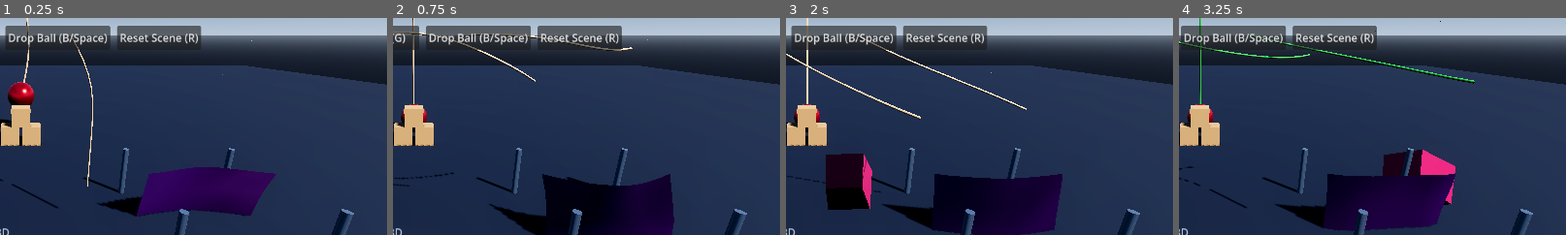
Above: before the commit, frames 1-4 (left to right).
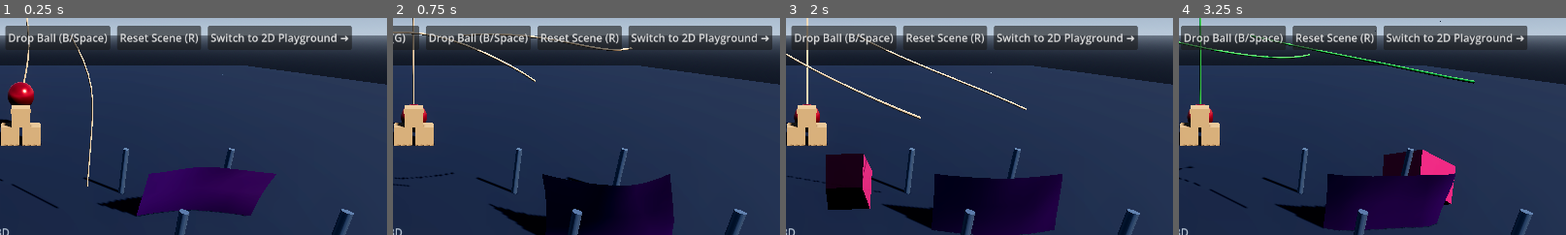
Above: after the commit, the same moments.

Repository: Mantako-cell/godot-verlet-physics
Game: Godot game, scene res://demo/scenes/showcase_world.tscn
The game is run twice, just before and just after one commit, with the same random seed, the same clock (stepped at 60 frames per second) and the same inputs.
Inputs:
- Up to frame 1 (0.25 s): no input
- Up to frame 2 (0.75 s): click "Wind: GALE (6 m/s)" at 0.5 s
- Up to frame 3 (2 s): click "Wind: TORNADO VORTEX" at 1.25 s
- Up to frame 4 (3.25 s): click "Wind: OFF" at 2 s; click "Tension Heatmap: OFF" at 2.75 s
The pictures show only the part of the screen within x 47-97%, y 26-76%; the shares and areas given below are measured in that part.

The runs differ from the first frame. In frame 1, 4.0% of the frame differs, in the area x 53-91%, y 3-15%; in frame 2, 4.0%, in the area x 60-98%, y 3-15%; in frame 3, 4.0%; in frame 4, 4.0%.

Commit message:
Updated for 2D
I've added 2D integration into the game which was originally non existent meaning you can now work on 2d projects much quicker.

Diff:
--- a/demo/scenes/showcase_world.tscn
+++ b/demo/scenes/showcase_world.tscn
@@ -364,6 +364,11 @@
 layout_mode = 2
 text = "Reset Scene (R)"
 
+[node name="Switch2DButton" type="Button" parent="HUD/MarginContainer/VBoxContainer/HBoxButtons"]
+custom_minimum_size = Vector2(180, 36)
+layout_mode = 2
+text = "Switch to 2D Playground ➜"
+
 [node name="Spacer" type="Control" parent="HUD/MarginContainer/VBoxContainer"]
 layout_mode = 2
 size_flags_vertical = 3
--- /dev/null
+++ b/demo/scenes/showcase_world_2d.tscn
@@ -0,0 +1,284 @@
+[gd_scene load_steps=12 format=3 uid="uid://d3yq8j7v6a12c"]
+
+[ext_resource type="Script" path="res://demo/scripts/showcase_world_2d.gd" id="1_world"]
+[ext_resource type="Script" path="res://addons/verlet_dynamics_3d/nodes/verlet_rope_2d.gd" id="2_rope"]
+[ext_resource type="Script" path="res://addons/verlet_dynamics_3d/nodes/verlet_cloth_2d.gd" id="3_cloth"]
+[ext_resource type="Script" path="res://addons/verlet_dynamics_3d/nodes/verlet_soft_body_2d.gd" id="4_soft"]
+
+[sub_resource type="RectangleShape2D" id="RectangleShape2D_floor"]
+size = Vector2(1200, 40)
+
+[sub_resource type="RectangleShape2D" id="RectangleShape2D_wall"]
+size = Vector2(40, 700)
+
+[sub_resource type="RectangleShape2D" id="RectangleShape2D_ramp"]
+size = Vector2(220, 20)
+
+[sub_resource type="CircleShape2D" id="CircleShape2D_wreck"]
+radius = 32.0
+
+[sub_resource type="RectangleShape2D" id="RectangleShape2D_crate"]
+size = Vector2(38, 38)
+
+[node name="ShowcaseWorld2D" type="Node2D"]
+script = ExtResource("1_world")
+
+[node name="Background" type="CanvasModulate" parent="."]
+color = Color(0.95, 0.96, 0.98, 1)
+
+[node name="Boundaries" type="StaticBody2D" parent="."]
+
+[node name="Floor" type="CollisionShape2D" parent="Boundaries"]
+position = Vector2(576, 630)
+shape = SubResource("RectangleShape2D_floor")
+
+[node name="FloorVisual" type="ColorRect" parent="Boundaries"]
+offset_left = -20.0
+offset_top = 610.0
+offset_right = 1180.0
+offset_bottom = 660.0
+color = Color(0.18, 0.22, 0.28, 1)
+
+[node name="WallLeft" type="CollisionShape2D" parent="Boundaries"]
+position = Vector2(-10, 324)
+shape = SubResource("RectangleShape2D_wall")
+
+[node name="WallRight" type="CollisionShape2D" parent="Boundaries"]
+position = Vector2(1162, 324)
+shape = SubResource("RectangleShape2D_wall")
+
+[node name="Station_WreckingBall" type="Node2D" parent="."]
+position = Vector2(340, 100)
+
+[node name="Anchor" type="Node2D" parent="Station_WreckingBall"]
+
+[node name="Rope" type="Node2D" parent="Station_WreckingBall" groups=["verlet_physics_2d"]]
+script = ExtResource("2_rope")
+length = 260.0
+segment_count = 14
+pin_start = true
+pin_end = true
+attach_end_to = NodePath("../HeavyBall")
+rope_width = 6.0
+rope_color = Color(0.35, 0.38, 0.45, 1)
+
+[node name="HeavyBall" type="RigidBody2D" parent="Station_WreckingBall"]
+position = Vector2(0, 260)
+mass = 12.0
+
+[node name="CollisionShape2D" type="CollisionShape2D" parent="Station_WreckingBall/HeavyBall"]
+shape = SubResource("CircleShape2D_wreck")
+
+[node name="Polygon2D" type="Polygon2D" parent="Station_WreckingBall/HeavyBall"]
+color = Color(0.75, 0.2, 0.25, 1)
+polygon = PackedVector2Array(32, 0, 29, 12, 22, 22, 12, 29, 0, 32, -12, 29, -22, 22, -29, 12, -32, 0, -29, -12, -22, -22, -12, -29, 0, -32, 12, -29, 22, -22, 29, -12)
+
+[node name="Crates" type="Node2D" parent="Station_WreckingBall"]
+position = Vector2(90, 480)
+
+[node name="Crate1" type="RigidBody2D" parent="Station_WreckingBall/Crates"]
+position = Vector2(-20, 10)
+mass = 1.0
+
+[node name="CollisionShape2D" type="CollisionShape2D" parent="Station_WreckingBall/Crates/Crate1"]
+shape = SubResource("RectangleShape2D_crate")
+
+[node name="ColorRect" type="ColorRect" parent="Station_WreckingBall/Crates/Crate1"]
+offset_left = -19.0
+offset_top = -19.0
+offset_right = 19.0
+offset_bottom = 19.0
+color = Color(0.72, 0.52, 0.32, 1)
+
+[node name="Crate2" type="RigidBody2D" parent="Station_WreckingBall/Crates"]
+position = Vector2(22, 10)
+mass = 1.0
+
+[node name="CollisionShape2D" type="CollisionShape2D" parent="Station_WreckingBall/Crates/Crate2"]
+shape = SubResource("RectangleShape2D_crate")
+
+[node name="ColorRect" type="ColorRect" parent="Station_WreckingBall/Crates/Crate2"]
+offset_left = -19.0
+offset_top = -19.0
+offset_right = 19.0
+offset_bottom = 19.0
+color = Color(0.72, 0.52, 0.32, 1)
+
+[node name="Crate3" type="RigidBody2D" parent="Station_WreckingBall/Crates"]
+position = Vector2(0, -30)
+mass = 1.0
+
+[node name="CollisionShape2D" type="CollisionShape2D" parent="Station_WreckingBall/Crates/Crate3"]
+shape = SubResource("RectangleShape2D_crate")
+
+[node name="ColorRect" type="ColorRect" parent="Station_WreckingBall/Crates/Crate3"]
+offset_left = -19.0
+offset_top = -19.0
+offset_right = 19.0
+offset_bottom = 19.0
+color = Color(0.72, 0.52, 0.32, 1)
+
+[node name="Station_Bridge" type="Node2D" parent="."]
+position = Vector2(560, 440)
+
+[node name="BridgeAnchorA" type="Node2D" parent="Station_Bridge"]
+position = Vector2(0, 0)
+
+[node name="BridgeAnchorB" type="Node2D" parent="Station_Bridge"]
+position = Vector2(300, 0)
+
+[node name="RopeBridge" type="Node2D" parent="Station_Bridge" groups=["verlet_physics_2d"]]
+script = ExtResource("2_rope")
+length = 330.0
+segment_count = 14
+slack_ratio = 1.15
+pin_start = true
+pin_end = true
+attach_end_to = NodePath("../BridgeAnchorB")
+rope_width = 7.0
+rope_color = Color(0.78, 0.58, 0.38, 1)
+
+[node name="Station_SoftBody" type="Node2D" parent="."]
+position = Vector2(100, 320)
+
+[node name="Ramp" type="StaticBody2D" parent="Station_SoftBody"]
+rotation = 0.4
+
+[node name="CollisionShape2D" type="CollisionShape2D" parent="Station_SoftBody/Ramp"]
+shape = SubResource("RectangleShape2D_ramp")
+
+[node name="ColorRect" type="ColorRect" parent="Station_SoftBody/Ramp"]
+offset_left = -110.0
+offset_top = -10.0
+offset_right = 110.0
+offset_bottom = 10.0
+color = Color(0.3, 0.35, 0.42, 1)
+
+[node name="JellyBlob" type="Node2D" parent="Station_SoftBody" groups=["verlet_physics_2d"]]
+position = Vector2(-30, -90)
+script = ExtResource("4_soft")
+radius = 36.0
+point_count = 12
+elasticity_stiffness = 0.88
+internal_spoke_stiffness = 0.78
+bounce_factor = 0.7
+
+[node name="Station_Cloth" type="Node2D" parent="."]
+position = Vector2(980, 160)
+
+[node name="Banner" type="Node2D" parent="Station_Cloth" groups=["verlet_physics_2d"]]
+script = ExtResource("3_cloth")
+resolution = Vector2i(8, 8)
+cloth_size = Vector2(120, 140)
+wind_vector = Vector2(400, 40)
+cloth_color = Color(0.2, 0.55, 0.95, 1)
+
+[node name="Station_Chain" type="Node2D" parent="."]
+position = Vector2(600, 180)
+
+[node name="ChainAnchorA" type="Node2D" parent="Station_Chain"]
+position = Vector2(0, 0)
+
+[node name="ChainAnchorB" type="Node2D" parent="Station_Chain"]
+position = Vector2(220, 0)
+
+[node name="IronChain2D" type="Node2D" parent="Station_Chain" groups=["verlet_physics_2d"]]
+script = ExtResource("2_rope")
+length = 260.0
+segment_count = 12
+slack_ratio = 1.25
+pin_start = true
+pin_end = true
+attach_end_to = NodePath("../ChainAnchorB")
+render_mode = 1
+rope_width = 8.0
+
+[node name="HUD" type="CanvasLayer" parent="."]
+
+[node name="MarginContainer" type="MarginContainer" parent="HUD"]
+anchors_preset = 15
+anchor_right = 1.0
+anchor_bottom = 1.0
+grow_horizontal = 2
+grow_vertical = 2
+theme_override_constants/margin_left = 20
+theme_override_constants/margin_top = 20
+theme_override_constants/margin_right = 20
+theme_override_constants/margin_bottom = 20
+
+[node name="VBoxContainer" type="VBoxContainer" parent="HUD/MarginContainer"]
+layout_mode = 2
+theme_override_constants/separation = 12
+
+[node name="Title" type="Label" parent="HUD/MarginContainer/VBoxContainer"]
+layout_mode = 2
+theme_override_font_sizes/font_size = 22
+text = "Verlet Dynamics 2D - Physics Playground"
+
+[node name="PanelStats" type="PanelContainer" parent="HUD/MarginContainer/VBoxContainer"]
+custom_minimum_size = Vector2(340, 0)
+layout_mode = 2
+size_flags_horizontal = 0
+
+[node name="VBox" type="VBoxContainer" parent="HUD/MarginContainer/VBoxContainer/PanelStats"]
+layout_mode = 2
+theme_override_constants/separation = 4
+
+[node name="FPSLabel" type="Label" parent="HUD/MarginContainer/VBoxContainer/PanelStats/VBox"]
+layout_mode = 2
+text = "FPS: 60"
+
+[node name="ParticlesLabel" type="Label" parent="HUD/MarginContainer/VBoxContainer/PanelStats/VBox"]
+layout_mode = 2
+text = "Simulated 2D Particles: 0"
+
+[node name="ConstraintsLabel" type="Label" parent="HUD/MarginContainer/VBoxContainer/PanelStats/VBox"]
+layout_mode = 2
+text = "Active 2D Constraints: 0"
+
+[node name="StatusLabel" type="Label" parent="HUD/MarginContainer/VBoxContainer/PanelStats/VBox"]
+layout_mode = 2
+text = "Interaction: Ready"
+
+[node name="HBoxButtons" type="HBoxContainer" parent="HUD/MarginContainer/VBoxContainer"]
+layout_mode = 2
+theme_override_constants/separation = 10
+
+[node name="WindButton" type="Button" parent="HUD/MarginContainer/VBoxContainer/HBoxButtons"]
+custom_minimum_size = Vector2(160, 36)
+layout_mode = 2
+text = "Wind: ON [450 px/s]"
+
+[node name="TensionButton" type="Button" parent="HUD/MarginContainer/VBoxContainer/HBoxButtons"]
+custom_minimum_size = Vector2(160, 36)
+layout_mode = 2
+text = "Tension: OFF"
+
+[node name="SpawnButton" type="Button" parent="HUD/MarginContainer/VBoxContainer/HBoxButtons"]
+custom_minimum_size = Vector2(170, 36)
+layout_mode = 2
+text = "Drop 2D Ball (B/Space)"
+
+[node name="ResetButton" type="Button" parent="HUD/MarginContainer/VBoxContainer/HBoxButtons"]
+custom_minimum_size = Vector2(120, 36)
+layout_mode = 2
+text = "Reset (R)"
+
+[node name="Switch3DButton" type="Button" parent="HUD/MarginContainer/VBoxContainer/HBoxButtons"]
+custom_minimum_size = Vector2(180, 36)
+layout_mode = 2
+text = "Switch to 3D Playground ➜"
+
+[node name="Spacer" type="Control" parent="HUD/MarginContainer/VBoxContainer"]
+layout_mode = 2
+size_flags_vertical = 3
+
+[node name="Instructions" type="Label" parent="HUD/MarginContainer/VBoxContainer"]
+layout_mode = 2
+theme_override_colors/font_color = Color(0.2, 0.25, 0.35, 1)
+text = "2D Physics Controls:
+• Left-Mouse Click & Drag: Grab and pull any rope, slime, or banner particle in real-time
+• Right-Mouse Click or 'C': Cut rope segment or tear banner under cursor
+• Space or 'B': Drop rolling 2D physics ball at cursor
+• 'W': Toggle wind blower | 'T': Toggle Tension stress heatmap
+• 'R': Reset scene | Click 'Switch to 3D Playground' to return to 3D mode"
--- a/demo/scripts/showcase_world.gd
+++ b/demo/scripts/showcase_world.gd
@@ -17,6 +17,7 @@
 @onready var grapple_btn: Button = $HUD/MarginContainer/VBoxContainer/HBoxButtons/GrappleButton
 @onready var spawn_btn: Button = $HUD/MarginContainer/VBoxContainer/HBoxButtons/SpawnButton
 @onready var reset_btn: Button = $HUD/MarginContainer/VBoxContainer/HBoxButtons/ResetButton
+@onready var switch_2d_btn: Button = get_node_or_null("HUD/MarginContainer/VBoxContainer/HBoxButtons/Switch2DButton")
 
 enum WindMode {
 	DIRECTIONAL,
@@ -40,6 +41,8 @@
 		spawn_btn.pressed.connect(_spawn_physics_ball)
 	if is_instance_valid(reset_btn):
 		reset_btn.pressed.connect(_reset_scene)
+	if is_instance_valid(switch_2d_btn):
+		switch_2d_btn.pressed.connect(_switch_to_2d)
 
 	if is_instance_valid(camera) and camera.has_signal("interaction_hint_updated"):
 		camera.connect("interaction_hint_updated", _on_hint_updated)
@@ -196,3 +199,7 @@
 func _on_hint_updated(text: String) -> void:
 	if is_instance_valid(status_label):
 		status_label.text = "Interaction: " + text
+
+
+func _switch_to_2d() -> void:
+	get_tree().change_scene_to_file("res://demo/scenes/showcase_world_2d.tscn")
--- /dev/null
+++ b/demo/scripts/showcase_world_2d.gd
@@ -0,0 +1,221 @@
+#=============================================================================
+# ShowcaseWorld2D - Controller for Verlet Dynamics 2D Interactive Playground
+# Features: Real-time 2D mouse grabber, laser cutting, 2D ball spawner,
+# wind toggle, tension heatmap, and scene switching between 2D and 3D.
+#=============================================================================
+extends Node2D
+
+const VerletAudioSynth = preload("verlet_audio_synth.gd")
+
+@onready var fps_label: Label = $HUD/MarginContainer/VBoxContainer/PanelStats/VBox/FPSLabel
+@onready var particles_label: Label = $HUD/MarginContainer/VBoxContainer/PanelStats/VBox/ParticlesLabel
+@onready var constraints_label: Label = $HUD/MarginContainer/VBoxContainer/PanelStats/VBox/ConstraintsLabel
+@onready var status_label: Label = $HUD/MarginContainer/VBoxContainer/PanelStats/VBox/StatusLabel
+
+@onready var wind_btn: Button = $HUD/MarginContainer/VBoxContainer/HBoxButtons/WindButton
+@onready var tension_btn: Button = $HUD/MarginContainer/VBoxContainer/HBoxButtons/TensionButton
+@onready var spawn_btn: Button = $HUD/MarginContainer/VBoxContainer/HBoxButtons/SpawnButton
+@onready var reset_btn: Button = $HUD/MarginContainer/VBoxContainer/HBoxButtons/ResetButton
+@onready var switch_3d_btn: Button = $HUD/MarginContainer/VBoxContainer/HBoxButtons/Switch3DButton
+
+var _grabbed_particle: VerletParticle2D = null
+var wind_active: bool = true
+var tension_heatmap_active: bool = false
+var _ball_count: int = 0
+
+
+func _ready() -> void:
+	if is_instance_valid(wind_btn): wind_btn.pressed.connect(_toggle_wind)
+	if is_instance_valid(tension_btn): tension_btn.pressed.connect(_toggle_tension_heatmap)
+	if is_instance_valid(spawn_btn): spawn_btn.pressed.connect(_spawn_physics_ball_2d)
+	if is_instance_valid(reset_btn): reset_btn.pressed.connect(_reset_scene)
+	if is_instance_valid(switch_3d_btn): switch_3d_btn.pressed.connect(_switch_to_3d)
+
+	_update_wind_state()
+
+
+func _unhandled_input(event: InputEvent) -> void:
+	# Left Click: Grab Particle
+	if event is InputEventMouseButton:
+		if event.button_index == MOUSE_BUTTON_LEFT:
+			if event.pressed:
+				_try_grab_particle_2d(event.position)
+			else:
+				_release_grabbed_particle_2d()
+		elif event.button_index == MOUSE_BUTTON_RIGHT and event.pressed:
+			_try_cut_under_cursor_2d(event.position)
+
+	# Keyboard
+	if event is InputEventKey and event.pressed and not event.echo:
+		match event.keycode:
+			KEY_R:
+				_reset_scene()
+			KEY_B, KEY_SPACE:
+				_spawn_physics_ball_2d()
+			KEY_W:
+				_toggle_wind()
+			KEY_T:
+				_toggle_tension_heatmap()
+			KEY_C:
+				_try_cut_under_cursor_2d(get_viewport().get_mouse_position())
+
+
+func _process(_delta: float) -> void:
+	# Drag particle to follow cursor
+	if _grabbed_particle != null:
+		var mouse_pos = get_viewport().get_mouse_position()
+		_grabbed_particle.position = mouse_pos
+		_grabbed_particle.prev_position = mouse_pos
+
+	# Telemetry
+	if is_instance_valid(fps_label):
+		fps_label.text = "FPS: %d (%0.2f ms)" % [Engine.get_frames_per_second(), 1000.0 / max(1.0, float(Engine.get_frames_per_second()))]
+
+	var total_p: int = 0
+	var total_c: int = 0
+	for node in get_tree().get_nodes_in_group("verlet_physics_2d"):
+		if node is VerletRope2D:
+			total_p += node.particles.size()
+			total_c += node.constraints.size()
+		elif node is VerletCloth2D:
+			total_p += node.resolution.x * node.resolution.y
+			total_c += node.structural_constraints.size() + node.shear_constraints.size()
+		elif node is VerletSoftBody2D:
+			total_p += node.particles.size()
+			total_c += node.constraints.size()
+
+	if is_instance_valid(particles_label):
+		particles_label.text = "Simulated 2D Particles: %d" % total_p
+	if is_instance_valid(constraints_label):
+		constraints_label.text = "Active 2D Constraints: %d" % total_c
+
+
+func _try_grab_particle_2d(click_pos: Vector2) -> void:
+	var closest_p: VerletParticle2D = null
+	var min_dist: float = 30.0 # grab distance threshold in pixels
+
+	for node in get_tree().get_nodes_in_group("verlet_physics_2d"):
+		if node is VerletRope2D or node is VerletSoftBody2D:
+			for p in node.particles:
+				var d = p.position.distance_to(click_pos)
+				if d < min_dist:
+					min_dist = d
+					closest_p = p
+		elif node is VerletCloth2D:
+			var w = node.resolution.x
+			var h = node.resolution.y
+			for x in range(w):
+				for y in range(h):
+					var p = node.particles[x][y]
+					var d = p.position.distance_to(click_pos)
+					if d < min_dist:
+						min_dist = d
+						closest_p = p
+
+	if closest_p:
+		_grabbed_particle = closest_p
+		_set_status("Holding 2D Particle (Drag with mouse)")
+
+
+func _release_grabbed_particle_2d() -> void:
+	if _grabbed_particle:
+		_grabbed_particle = null
+		_set_status("Ready")
+
+
+func _try_cut_under_cursor_2d(cursor_pos: Vector2) -> void:
+	for node in get_tree().get_nodes_in_group("verlet_physics_2d"):
+		if node is VerletRope2D:
+			for i in range(node.constraints.size()):
+				var c = node.constraints[i]
+				if not c.is_active: continue
+				var mid = (c.p1.position + c.p2.position) * 0.5
+				if mid.distance_to(cursor_pos) < 25.0:
+					node.cut_at(i)
+					VerletAudioSynth.play_sound(get_tree(), "cut")
+					_set_status("Cut 2D rope at segment %d!" % i)
+					return
+		elif node is VerletCloth2D:
+			var w = node.resolution.x
+			var h = node.resolution.y
+			for x in range(w):
+				for y in range(h):
+					var p = node.particles[x][y]
+					if p.position.distance_to(cursor_pos) < 20.0:
+						node.tear_at(x, y)
+						VerletAudioSynth.play_sound(get_tree(), "cut")
+						_set_status("Torn 2D banner at (%d, %d)!" % [x, y])
+						return
+
+
+func _toggle_wind() -> void:
+	wind_active = not wind_active
+	_update_wind_state()
+
+
+func _update_wind_state() -> void:
+	var wind_vec = Vector2(450.0, 50.0) if wind_active else Vector2.ZERO
+	for node in get_tree().get_nodes_in_group("verlet_physics_2d"):
+		if node is VerletCloth2D:
+			node.wind_vector = wind_vec
+		elif node is VerletRope2D:
+			node.wind_vector = wind_vec * 0.4
+
+	if is_instance_valid(wind_btn):
+		wind_btn.text = "Wind: %s" % ("ON [450 px/s]" if wind_active else "OFF")
+
+
+func _toggle_tension_heatmap() -> void:
+	tension_heatmap_active = not tension_heatmap_active
+	for node in get_tree().get_nodes_in_group("verlet_physics_2d"):
+		if node is VerletRope2D:
+			node.visualize_tension = tension_heatmap_active
+
+	if is_instance_valid(tension_btn):
+		tension_btn.text = "Tension: %s" % ("ON" if tension_heatmap_active else "OFF")
+	_set_status("2D Tension Heatmap %s" % ("ENABLED" if tension_heatmap_active else "DISABLED"))
+
+
+func _spawn_physics_ball_2d() -> void:
+	_ball_count += 1
+	var body = RigidBody2D.new()
+	body.name = "DynamicBall2D_%d" % _ball_count
+	body.mass = 2.0
+
+	var shape = CollisionShape2D.new()
+	var circle = CircleShape2D.new()
+	circle.radius = 18.0
+	shape.shape = circle
+	body.add_child(shape)
+
+	# Visual indicator
+	var poly = Polygon2D.new()
+	var pts: PackedVector2Array = PackedVector2Array()
+	for i in range(16):
+		var a = (float(i) / 16.0) * TAU
+		pts.append(Vector2(cos(a), sin(a)) * 18.0)
+	poly.polygon = pts
+	poly.color = Color(randf_range(0.3, 1.0), randf_range(0.3, 1.0), randf_range(0.3, 1.0))
+	body.add_child(poly)
+
+	var mouse_pos = get_viewport().get_mouse_position()
+	body.position = mouse_pos
+	body.linear_velocity = Vector2(randf_range(-100, 100), 50.0)
+
+	add_child(body)
+	VerletAudioSynth.play_sound(get_tree(), "thud", -4.0)
+	_set_status("Dropped 2D Physics Ball #%d!" % _ball_count)
+
+
+func _switch_to_3d() -> void:
+	get_tree().change_scene_to_file("res://demo/scenes/showcase_world.tscn")
+
+
+func _reset_scene() -> void:
+	VerletAudioSynth.play_sound(get_tree(), "cut")
+	get_tree().reload_current_scene()
+
+
+func _set_status(txt: String) -> void:
+	if is_instance_valid(status_label):
+		status_label.text = "Interaction: " + txt
--- /dev/null
+++ b/test_2d_physics.gd
@@ -0,0 +1,66 @@
+extends SceneTree
+
+func _init() -> void:
+	print("=== RUNNING VERLET DYNAMICS 2D FULL TEST SUITE ===")
+
+	# 1. Test VerletRope2D
+	print("\n[Test 1] Testing VerletRope2D...")
+	var rope = VerletRope2D.new()
+	rope.length = 150.0
+	rope.segment_count = 10
+	rope.pin_start = true
+	rope.pin_end = false
+	rope._ready()
+
+	assert(rope.particles.size() == 11, "2D rope particle count mismatch")
+	for i in range(10):
+		rope._physics_process(0.016)
+
+	var last_p = rope.particles[10]
+	print("2D rope end particle after 10 ticks: Y=%0.2f (gravity pulled down)" % last_p.position.y)
+	assert(last_p.position.y > 0.0, "2D gravity should pull +Y downwards")
+
+	rope.winch(-30.0)
+	assert(rope.length == 120.0, "Winch shortening failed")
+	rope.cut_at(5)
+	assert(not rope.constraints[5].is_active, "Constraint 5 should be cut")
+	print("SUCCESS: VerletRope2D passed!")
+
+	# 2. Test VerletSoftBody2D
+	print("\n[Test 2] Testing VerletSoftBody2D (Jelly/Slime Blob)...")
+	var jelly = VerletSoftBody2D.new()
+	jelly.radius = 35.0
+	jelly.point_count = 10
+	jelly._ready()
+
+	assert(jelly.particles.size() == 11, "Softbody should have 1 center + 10 perimeter particles")
+	for i in range(10):
+		jelly._physics_process(0.016)
+	print("SUCCESS: VerletSoftBody2D passed!")
+
+	# 3. Test VerletCloth2D
+	print("\n[Test 3] Testing VerletCloth2D (Hanging Banner)...")
+	var cloth = VerletCloth2D.new()
+	cloth.resolution = Vector2i(6, 6)
+	cloth.cloth_size = Vector2(100.0, 100.0)
+	cloth.pin_preset = VerletCloth2D.PinPreset2D.TOP_EDGE
+	cloth._ready()
+
+	assert(cloth.particles.size() == 6, "Cloth width mismatch")
+	assert(cloth.particles[0].size() == 6, "Cloth height mismatch")
+	for i in range(10):
+		cloth._physics_process(0.016)
+
+	cloth.tear_at(2, 2)
+	print("SUCCESS: VerletCloth2D passed!")
+
+	# 4. Test 2D Scene Execution
+	print("\n[Test 4] Testing 2D Showcase Scene Execution...")
+	change_scene_to_file("res://demo/scenes/showcase_world_2d.tscn")
+	var timer = create_timer(1.2)
+	timer.timeout.connect(func():
+		print("\n=======================================================")
+		print("ALL VERLET DYNAMICS 2D TESTS PASSED FLAWLESSLY!")
+		print("=======================================================")
+		quit(0)
+	)
Not shown, added: addons/verlet_dynamics_3d/icons/icon_cloth_2d.svg
Not shown, added: addons/verlet_dynamics_3d/icons/icon_cloth_2d.svg.import
Not shown, added: addons/verlet_dynamics_3d/icons/icon_rope_2d.svg
Not shown, added: addons/verlet_dynamics_3d/icons/icon_rope_2d.svg.import
Not shown, added: addons/verlet_dynamics_3d/icons/icon_softbody_2d.svg
Not shown, added: addons/verlet_dynamics_3d/icons/icon_softbody_2d.svg.import
Not shown, added: addons/verlet_dynamics_3d/icons/icon_wind_2d.svg
Not shown, added: addons/verlet_dynamics_3d/icons/icon_wind_2d.svg.import
Not shown, added: addons/verlet_dynamics_3d/nodes/verlet_cloth_2d.gd
Not shown, added: addons/verlet_dynamics_3d/nodes/verlet_cloth_2d.gd.uid
Not shown, added: addons/verlet_dynamics_3d/nodes/verlet_constraint_2d.gd
Not shown, added: addons/verlet_dynamics_3d/nodes/verlet_constraint_2d.gd.uid
(and 13 more such lines)
